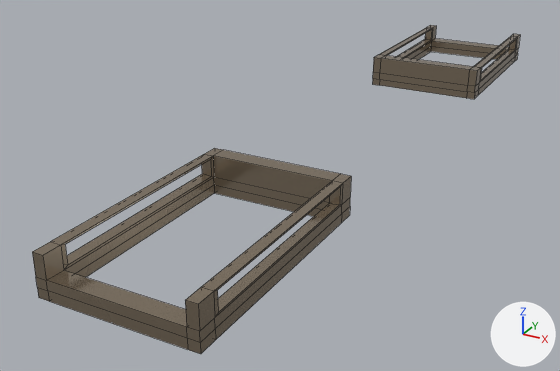
One commit to the FBX model TheStationThatWhispers/Assets/Art Assets/Models/Environment/Level/SecondFloor/MiddleStairWay.fbx: the scene before it, then after it.
The view is the same before and after, from a 50 mm lens placed at (24.0, -58.4, 30.4), pointed at (-5.1, -5.5, 4.0). Arrows for +X, +Y and +Z are at lower right; the lights stay in place. The older version comes first. Mesh edges are drawn as thin lines.

In view in the first picture: 'MidStairWay'.
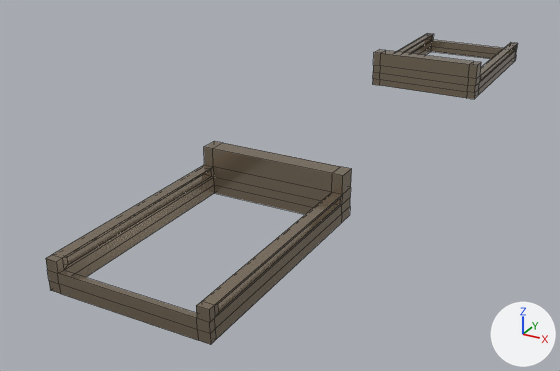
Patch to the scene script:
```diff
--- a/TheStationThatWhispers/Assets/Art Assets/Models/Environment/Level/SecondFloor/MiddleStairWay.fbx.py
+++ b/TheStationThatWhispers/Assets/Art Assets/Models/Environment/Level/SecondFloor/MiddleStairWay.fbx.py
@@ me_cube_033 @@
 # used by ob_midstairway; location = (0.0, -23.73, 9.47)
-me_cube_033.from_pydata(...)  # 160 vertices, 168 faces; spans x -5.4..5.4, y -8.9..56.3, z -1.9..1.0
+me_cube_033.from_pydata(...)  # 176 vertices, 184 faces; spans x -5.4..5.4, y -8.0..55.5, z -1.9..1.5
+# me_cube_033 part 1
+# 8 vertices are removed from x -5.4..5.4, y 7.5..39.9, z 1.0
+# 26 faces are deleted
+# 32 vertices in x -5.4..5.4, y -7.5..55.0, z 0.9..1.0 move by (0.0, 0.0, -0.8)
+# 12 vertices in x -5.4..5.4, y -8.9, z -1.9..-0.6 move by (0.0, 0.9, 0.0)
+# 12 vertices in x -5.4..5.4, y 56.3, z -1.9..-0.6 move by (0.0, -0.8, 0.0)
+# 4 vertices in x -5.4..5.4, y -8.9, z 1.0 move by (0.0, 0.9, -0.8)
+# 4 vertices in x -5.4..5.4, y 56.3, z 1.0 move by (0.0, -0.8, -0.8)
+# 8 new vertices lie (0.0, 0.0, 0.8) away from vertices in x -5.4..5.4, y 7.5..39.9, z -0.6
+# 16 new vertices lie (0.0, 0.0, 1.3) away from vertices in x -5.4..5.4, y 7.5..39.9, z 0.2..1.0
+# 42 new faces join them
 me_cube_033.materials.append(mat_material)
```

Pixel boxes [x1, y1, x2, y2] of what changed, in the pictures (560 x 371 px):
'MidStairWay', reshaped
    before: [32, 25, 520, 354]
    after: [46, 33, 517, 345]
